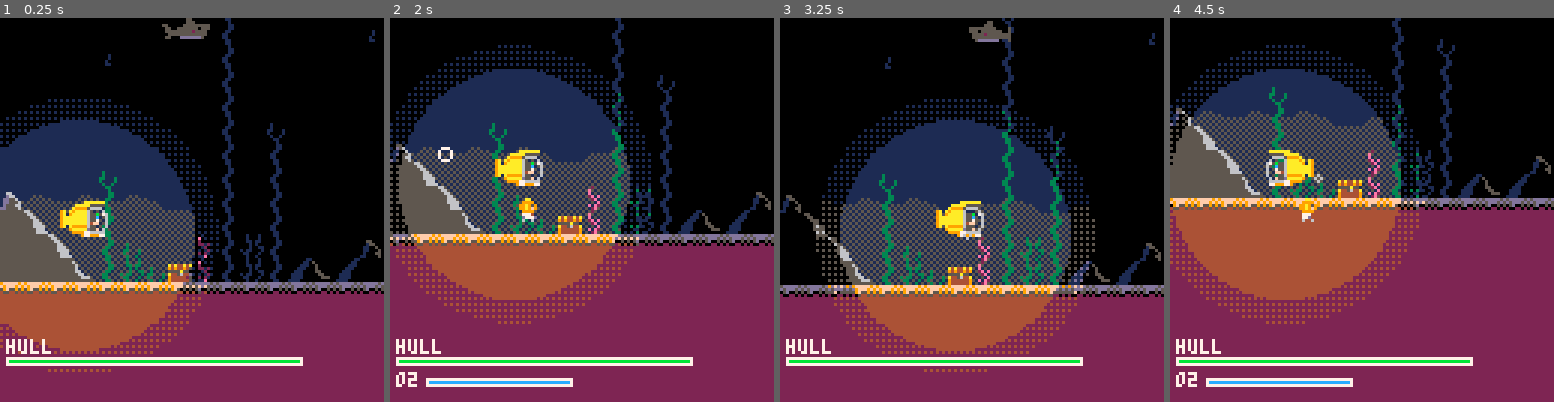
Above: before the commit, frames 1-4 (left to right).
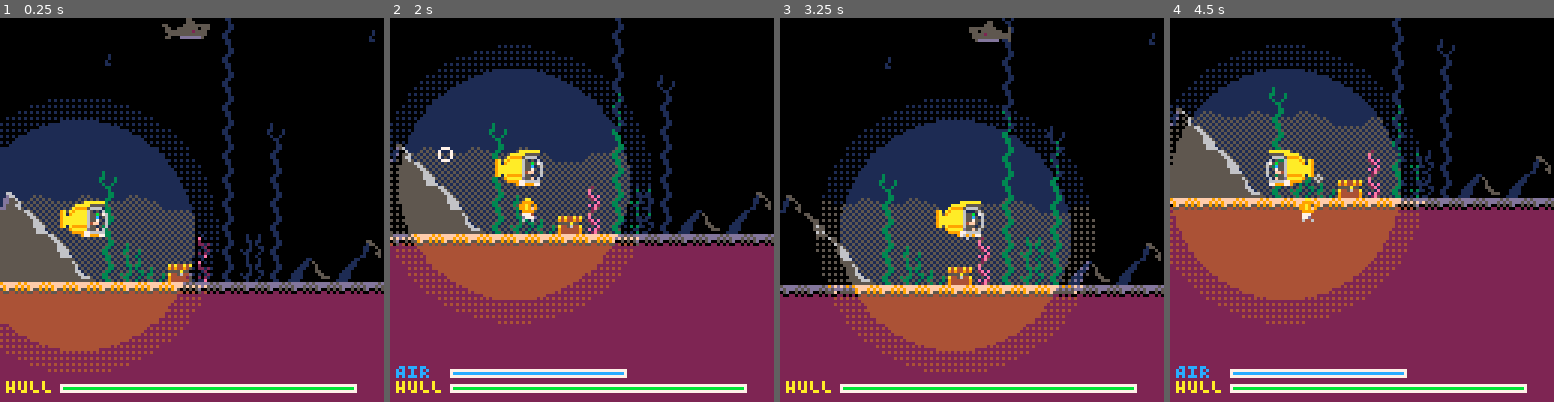
Above: after the commit, the same moments.

Repository: teamgantt/tg-sub-game
Game: PICO-8 cartridge tg-sub.p8
The game is run twice, just before and just after one commit, with the same random seed, the same clock (stepped at 60 frames per second) and the same inputs.
Inputs:
- Up to frame 1 (0.25 s): no input
- Up to frame 2 (2 s): tap X (X key) at 0.33, 1.07, 1.85 s; hold Right from 1.6 s (still down)
- Up to frame 3 (3.25 s): release Right at 2.1 s; hold Up 2.15-2.42 s; hold Right 2.47-3.03 s; tap X (X key) at 2.97 s; hold Left from 3.08 s (still down)
- Up to frame 4 (4.5 s): release Left at 3.58 s; hold Down 3.63-3.97 s; hold Right from 4.02 s (still down); tap X (X key) at 4.08 s

The runs differ from the first frame. In frame 1, 4.0% of the frame differs, in the area x 1-93%, y 83-98%; in frame 2, 5.7%; in frame 3, 4.0%; in frame 4, 5.7%.

Commit message:
improves hud

Diff:
--- a/src/ui.lua
+++ b/src/ui.lua
@@ -7,8 +7,9 @@
 end
 
 function d_ui()
+  local x_off=18 --bar offsets
+  local y_off=2
   -- sub hull
-  print('hull', cam.x+2, cam.y+107, 7)
   local hull_color = 11 -- good
 
   if (tgsub.hull < 66 and tgsub.hull > 33) then
@@ -17,15 +18,15 @@
     hull_color = 8 -- bad
   end
 
-  line(cam.x+2, cam.y+114, cam.x+tgsub.hull, cam.y+114, hull_color)
-  rect(cam.x+2, cam.y+113, cam.x+100, cam.y+115, 7)
+  -- hull
+  print('HULL', cam.x+2, cam.y+120, 10)
+  line(cam.x+2+x_off, cam.y+121+y_off, cam.x+tgsub.hull+x_off, cam.y+121+y_off, hull_color)
+  rect(cam.x+2+x_off, cam.y+120+y_off, cam.x+100+x_off, cam.y+122+y_off, 7)
 
   if (player.mode == 'diver') then
     -- diver o2
-    print('o2', cam.x+2, cam.y+118, 7)
-
-    line(cam.x+12, cam.y+121, cam.x+player.diver.o2, cam.y+121, 12)
-    rect(cam.x+12, cam.y+120, cam.x+60, cam.y+122, 7)
-    -- rectfill(cam.x+12, cam.y+120, cam.x+player.diver.o2, cam.y+122, 12)
+    print('AIR', cam.x+2, cam.y+115, 12)
+    line(cam.x+3+x_off, cam.y+116+y_off, cam.x+player.diver.o2+x_off, cam.y+116+y_off, 12)
+    rect(cam.x+2+x_off, cam.y+115+y_off, cam.x+60+x_off, cam.y+117+y_off, 7)
   end
 end
Not shown, changed: the thumbnail (__label__) section of tg-sub.p8
Not shown, added: tg-sub.p8.png
